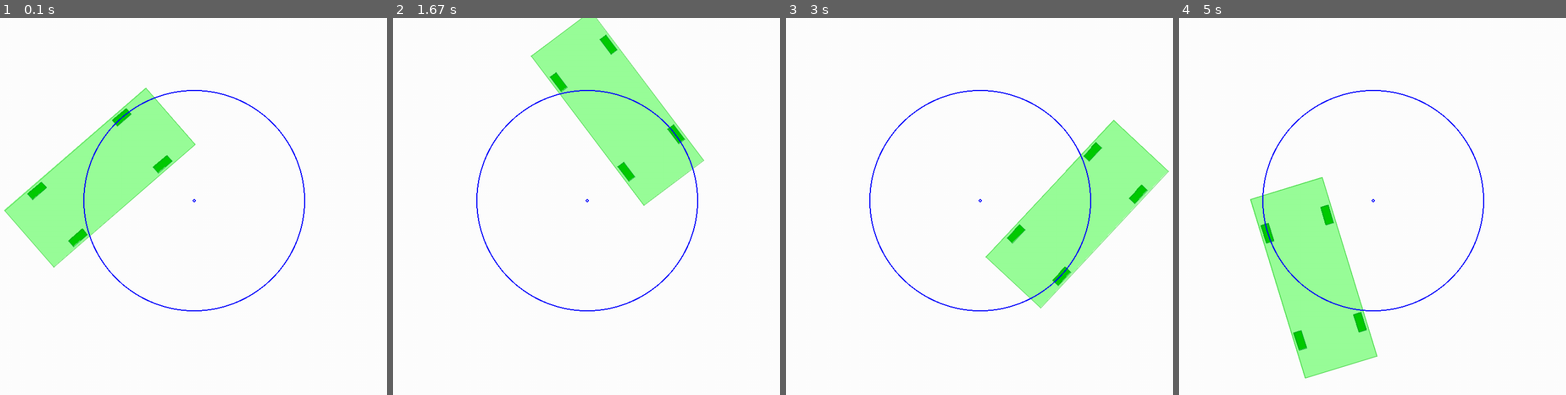
Above: before the commit, frames 1-4 (left to right).
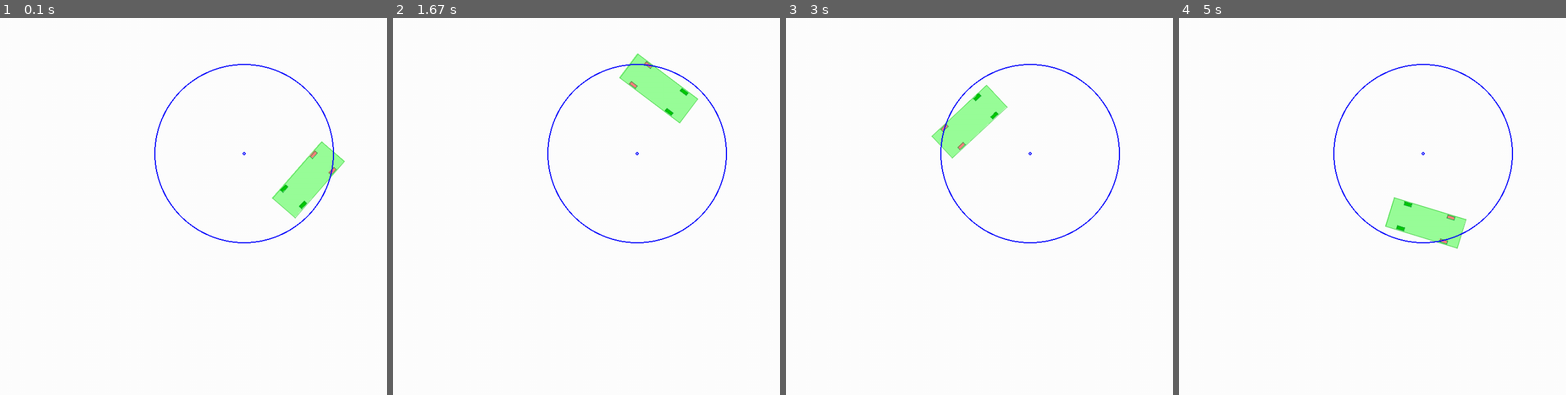
Above: after the commit, the same moments.

Repository: Bobbassoonguy/AutonomousVehicles
Game: pygame game, started from Scenarios/Scenario1_create_car.py
Two runs of this game, one before a commit and one after it. Both use one fixed random seed, a clock stepped at 60 frames per second and the inputs below.
Inputs:
- Up to frame 1 (0.1 s): no input
- Up to frame 2 (1.67 s): no input
- Up to frame 3 (3 s): no input
- Up to frame 4 (5 s): no input

The runs differ from the first frame. In frame 1, 13% of the frame differs, in the area x 0-90%, y 12-78%; in frame 2, 12%; in frame 3, 12%; in frame 4, 13%, in the area x 18-87%, y 12-96%.

Commit message:
turn circle center v3 actually working

Diff:
--- a/Classes/Scenario.py
+++ b/Classes/Scenario.py
@@ -6,7 +6,7 @@
         #GLOBAL VARIABLES
         self.CANVAS_SIZE_X = 1000
         self.CANVAS_SIZE_y = 1000
-        self.PIXELS_PER_METER = 75
+        self.PIXELS_PER_METER = 30
         self.ROAD_MIN_CURVE_RAD = 10
         self.FPS = 60
 
--- a/Classes/Vehicle.py
+++ b/Classes/Vehicle.py
@@ -3,7 +3,7 @@
 import math
 
 class Vehicle:
-    def __init__(self, parent, x=3, y=4):
+    def __init__(self, parent, x=20, y=10):
         self.parent = parent
         self.surface = self.parent.screen
         self.LENGTH = 4.5  # meters
@@ -11,7 +11,7 @@
         self.FRONT_AXLE_TO_FRONT = 0.95  # meters
         self.WHEELBASE = 2.7  # meters
         self.TRACK = 1.5  # meters
-        self.MIN_TURN_RADIUS = 10.8  # meters
+        self.MIN_TURN_DIAMETER = 10.8  # meters
         self.PIXELS_PER_METER = self.parent.PIXELS_PER_METER
         self.ANGLE = 0
 
@@ -29,6 +29,8 @@
                                        self.y + (self.WHEELBASE / 2))
         self.back_left_wheel = Wheel(self, True, self.x - (self.TRACK / 2),
                                        self.y + (self.WHEELBASE / 2))
+        self.front_right_wheel.outline.fill_color = [255, 128, 128]
+        self.front_left_wheel.outline.fill_color = [255, 128, 128]
         self.wheels = [self.front_right_wheel, self.front_left_wheel,self.back_left_wheel,self.back_right_wheel]
 
         print("New Car initialized")
@@ -66,12 +68,15 @@
         print("hi")
 
     def get_turn_circle_center(self, turn_radius, right_turn=True):
+        turn_radius *= self.PIXELS_PER_METER
         if right_turn:
-            front = self.front_left_wheel
-            center = [front.x + turn_radius*math.cos(math.radians(front.ANGLE)), front.y + turn_radius*math.sin(math.radians(front.ANGLE))]
+            back = self.back_left_wheel
+            center = [back.x + math.sqrt(turn_radius**2-(self.WHEELBASE*self.PIXELS_PER_METER)**2)*math.cos(math.radians(self.ANGLE)),
+                      back.y + math.sqrt(turn_radius**2-(self.WHEELBASE*self.PIXELS_PER_METER)**2)*math.sin(math.radians(self.ANGLE))]
         else:
-            front = self.front_right_wheel
-            center = [front.x - turn_radius*math.cos(math.radians(front.ANGLE)), front.y + turn_radius*math.sin(math.radians(front.ANGLE))]
+            back = self.back_right_wheel
+            center = [back.x - math.sqrt(turn_radius**2-(self.WHEELBASE*self.PIXELS_PER_METER)**2)*math.cos(math.radians(self.ANGLE)),
+                      back.y - math.sqrt(turn_radius**2-(self.WHEELBASE*self.PIXELS_PER_METER)**2)*math.sin(math.radians(self.ANGLE))]
         return center
 
 
--- a/Scenarios/Scenario1_create_car.py
+++ b/Scenarios/Scenario1_create_car.py
@@ -11,16 +11,15 @@
 main.addCar()
 main.vehicles[0].rotate(45, main.vehicles[0].outline.get_centroid())
 
-center = main.vehicles[0].get_turn_circle_center(200)
-print(center)
+center = main.vehicles[0].get_turn_circle_center(5.4, right_turn=False)
 while not done:
     clock.tick(main.FPS)
     main.main()
 
-    main.vehicles[0].rotate(1, center)
-    pygame.draw.circle(main.screen, [0,0,255], center, 200, width=2)
+    main.vehicles[0].rotate(-1, center)
+    pygame.draw.circle(main.screen, [0,0,255], center, 5.4*30, width=2)
     pygame.draw.circle(main.screen, [0, 0, 255], center, 3, width=2)
-    print(main.vehicles[0].x, ",",main.vehicles[0].y)
+    #print(main.vehicles[0].x, ",",main.vehicles[0].y)
     pygame.display.flip()
 
     for event in pygame.event.get():
